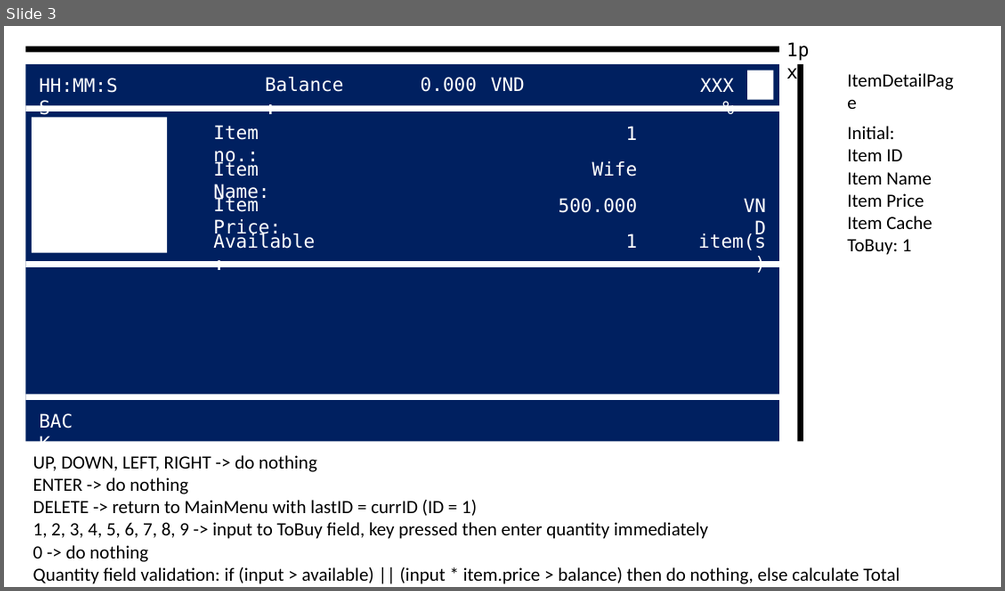
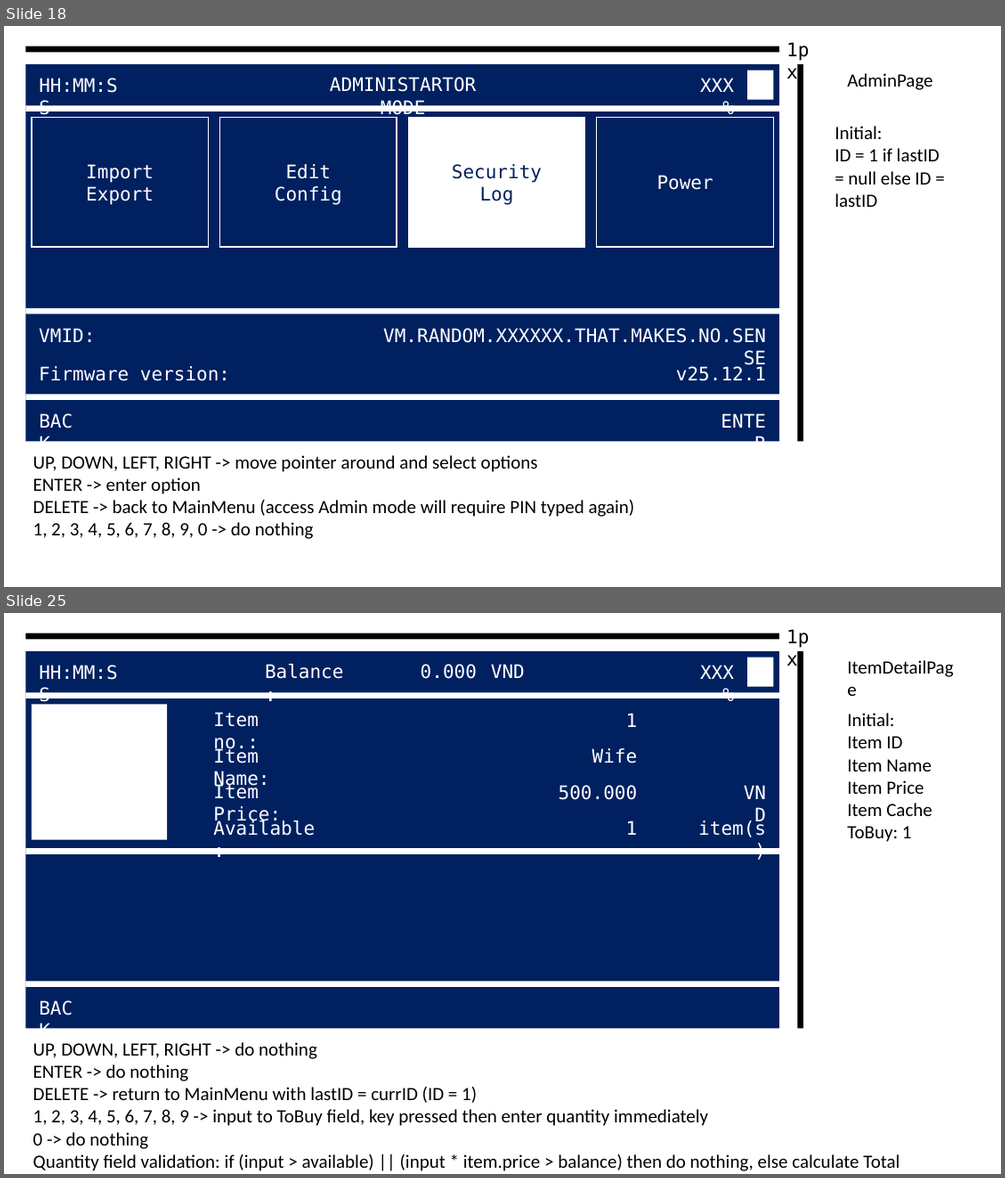
Before and after one commit to 1172005thinh/VendingMachine, a slide deck: UI-UX.pptx. Shown one above the other, each under a label of ours: slide 3 before the commit, slides 18 and 25 after it; the slides between them are not shown. The pictures are 1005x591 and 1005x1178 pixels, drawn with LibreOffice and Linux fonts; fonts in the diff are those of the drawing. Boxes give left, top, right and bottom in pixels: in the first picture for what was removed or moved away, otherwise in the second. Text is boxed around its words. In the diff, an @@ line names an element or a change of style, - is before the commit and + after.

```diff
--- a/UI-UX.pptx
+++ b/UI-UX.pptx
@@ slide 18 added at (4,26,1001,587), background #FFFFFF @@
@@ rectangle added at (25,46,779,52), fill #000000 @@
@@ text added at (779,34,827,64), 18 pt, text #000000 @@
+1px
@@ rectangle added at (25,64,779,441), fill #002060 @@
@@ text added at (39,78,117,93), 18 pt, text #FFFFFF @@
+HH:MM:SS
@@ text added at (330,77,476,119), 18 pt, text #FFFFFF @@
+ADMINISTARTOR MODE
@@ text added at (700,78,734,92), 18 pt, text #FFFFFF @@
+XXX %
@@ rectangle added at (747,70,774,99), fill #FFFFFF @@
@@ rectangle added at (797,64,803,441), fill #000000 @@
@@ text added at (847,73,932,90), 18 pt, text #000000 @@
+AdminPage
@@ rectangle added at (25,105,779,111), fill #FFFFFF @@
@@ rectangle added at (32,118,774,388), fill #002060 @@
@@ rectangle added at (32,118,208,247), fill #002060, outline #FFFFFF 1 pt, 18 pt, text #FFFFFF @@
+Import
+Export
@@ rectangle added at (220,118,396,247), fill #002060, outline #FFFFFF 1 pt, 18 pt, text #FFFFFF @@
+Edit
+Config
@@ rectangle added at (409,118,585,247), fill #FFFFFF, outline #FFFFFF 1 pt, 18 pt, text #002060 @@
+Security
+Log
@@ rectangle added at (597,118,774,247), fill #002060, outline #FFFFFF 1 pt, 18 pt, text #FFFFFF @@
+Power
@@ text added at (834,126,939,207), 18 pt, text #000000 @@
+Initial:
+ID = 1 if lastID
+= null else ID = lastID
@@ rectangle added at (25,308,779,313), fill #FFFFFF @@
@@ text added at (39,328,95,342), 18 pt, text #FFFFFF @@
+VMID:
@@ text added at (383,328,766,343), 18 pt, text #FFFFFF @@
+VM.RANDOM.XXXXXX.THAT.MAKES.NO.SENSE
@@ text added at (39,366,230,381), 18 pt, text #FFFFFF @@
+Firmware version:
@@ text added at (676,366,766,381), 18 pt, text #FFFFFF @@
+v25.12.1
@@ rectangle added at (25,394,779,400), fill #FFFFFF @@
@@ text added at (32,405,90,435), 18 pt, text #FFFFFF @@
+BACK
@@ text added at (704,405,774,435), 18 pt, text #FFFFFF @@
+ENTER
@@ text added at (33,455,635,539), 18 pt, text #000000 @@
+UP, DOWN, LEFT, RIGHT -> move pointer around and select options
+ENTER -> enter option
+DELETE -> back to MainMenu (access Admin mode will require PIN typed again)
+1, 2, 3, 4, 5, 6, 7, 8, 9, 0 -> do nothing
@@ what was slide 3 is now slide 25 @@
```
Also in this commit, not shown: 2 slides changed, 22 other slides added, 1 other file.
